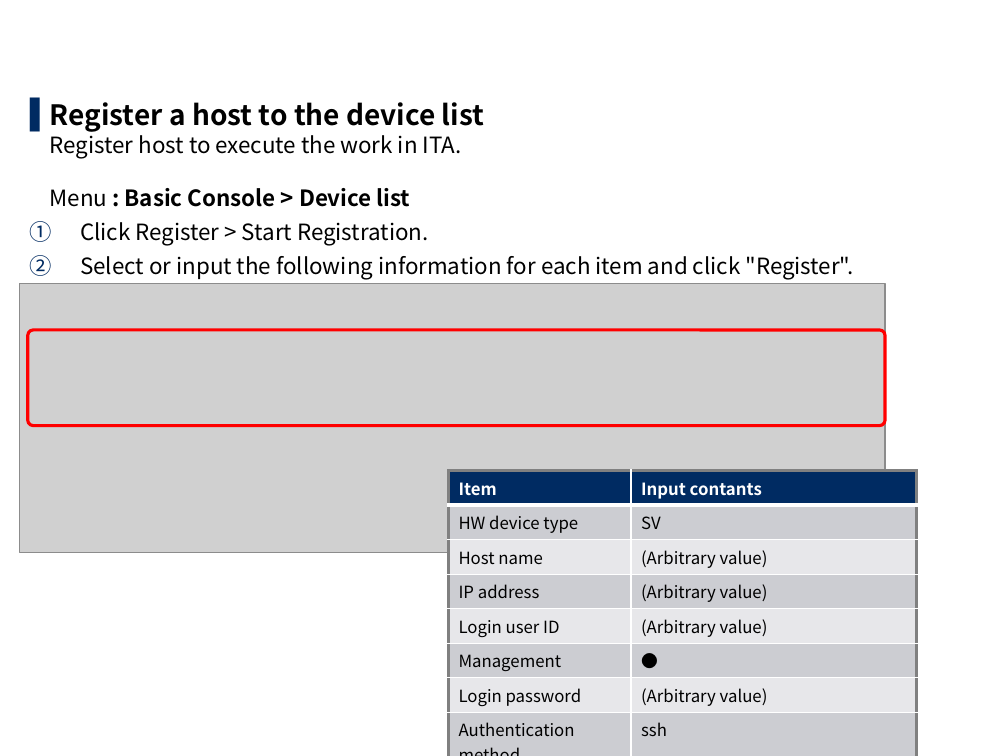
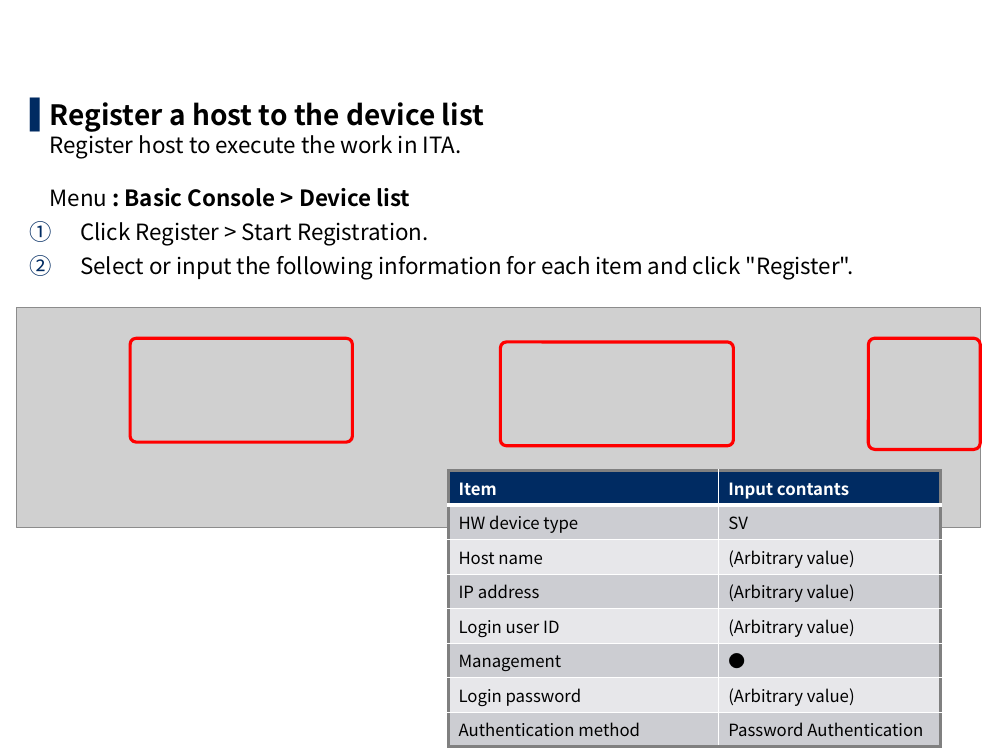
Before and after one commit to exastro-suite/it-automation-docs, a slide deck: slide 16 of asset/Learn/ITA-Ansible-Driver_en_practice.pptx. Drawn at 1008x756 pixels with LibreOffice and Linux fonts; fonts in the diff are those of the drawing; grey boxes stand for pictures; background and template pictures are left out. Boxes give left, top, right and bottom in pixels: in the first picture for what was removed or moved away, otherwise in the second. Text is boxed around its words. In the diff, an @@ line names an element or a change of style, - is before the commit and + after.

```diff
--- a/asset/Learn/ITA-Ansible-Driver_en_practice.pptx
+++ b/asset/Learn/ITA-Ansible-Driver_en_practice.pptx
@@ picture: place and size @@
-picture at (20, 283, 885, 552)
+picture at (17, 307, 981, 528)
@@ rounded rectangle removed at (28, 330, 885, 425) @@
@@ rounded rectangle added at (130, 339, 353, 443), outline #FF0000 2.25 pt @@
@@ rounded rectangle added at (500, 342, 733, 446), outline #FF0000 2.25 pt @@
@@ rounded rectangle added at (868, 339, 980, 450), outline #FF0000 2.25 pt @@
@@ table at (449, 471, 941, 740) @@
-row 8, column 2: ssh
+row 8, column 2: Password Authentication
@@ table: place and size @@
-table at (449, 471, 917, 740)
+table at (449, 471, 941, 740)
```
Also in this commit, not shown: 29 other slides changed, 1 other file.
